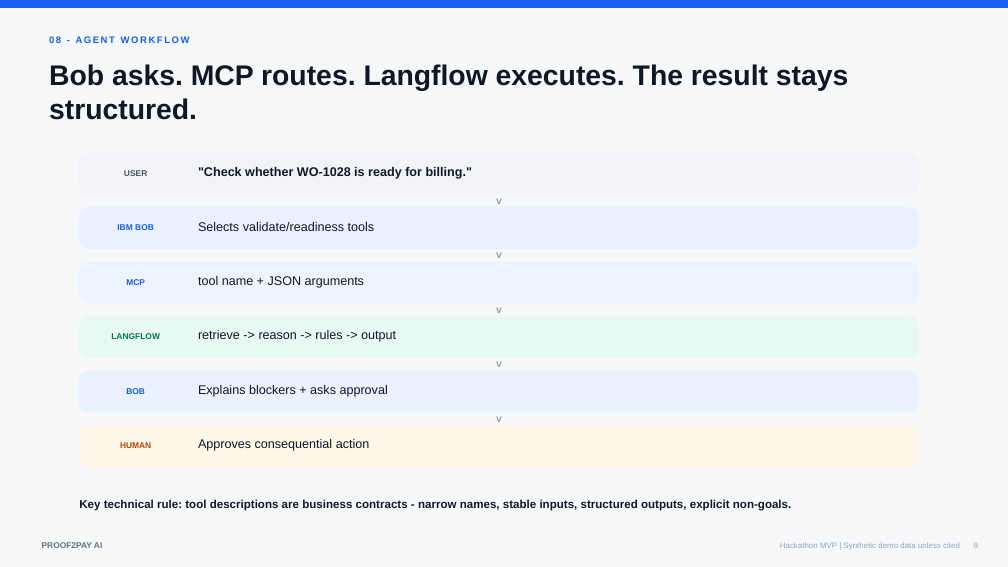
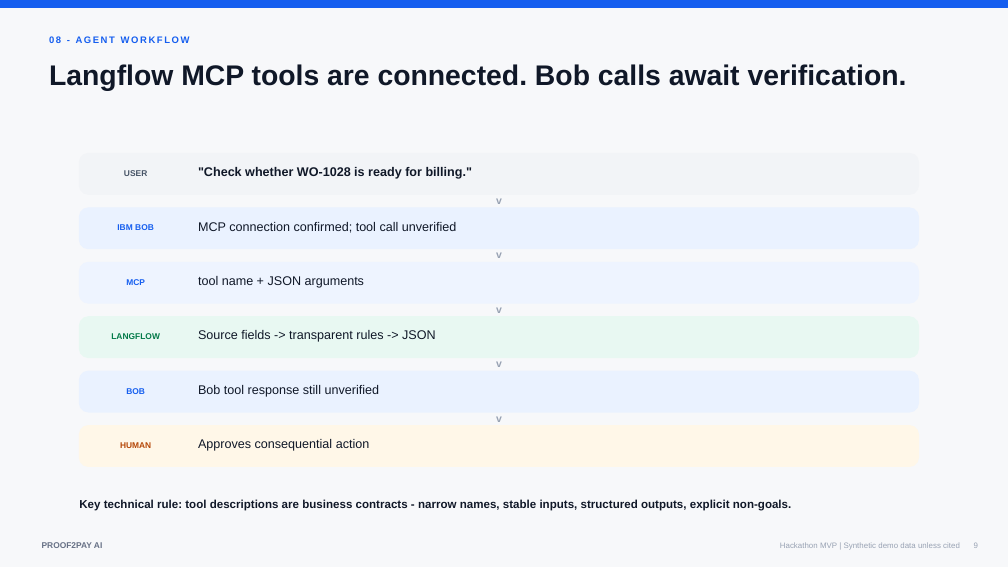
Before and after one commit to apiipp-co/proof2pay-ai, a slide deck: slide 9 of docs/02-pitch-deck.pptx. Drawn at 1008x567 pixels with LibreOffice and Linux fonts; fonts in the diff are those of the drawing. Boxes give left, top, right and bottom in pixels: in the first picture for what was removed or moved away, otherwise in the second. Text is boxed around its words. In the diff, an @@ line names an element or a change of style, - is before the commit and + after.

Commit message:
Add sourced public HVAC work orders to Langflow prototype

```diff
--- a/docs/02-pitch-deck.pptx
+++ b/docs/02-pitch-deck.pptx
@@ text at (49,64,907,90): text changed @@
-Bob asks. MCP routes. Langflow executes. The result stays structured.
+Langflow MCP tools are connected. Bob calls await verification.
@@ text at (198,222,457,233): text changed @@
-Selects validate/readiness tools
+MCP connection confirmed; tool call unverified
@@ text at (198,330,436,342): text changed @@
-retrieve -> reason -> rules -> output
+Source fields -> transparent rules -> JSON
@@ text at (198,385,380,397): text changed @@
-Explains blockers + asks approval
+Bob tool response still unverified
```
Also in this commit, not shown: 3 other slides changed, 27 other files.
